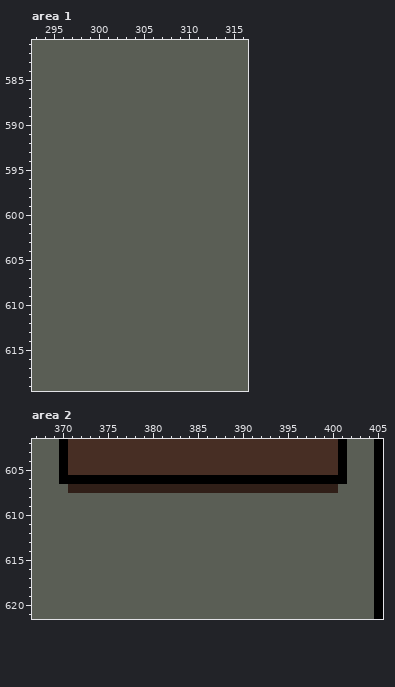
Two states of a pixel-art file, src/img/aseprite/Furniture.aseprite. Above is the file before it was changed.
1000x1000 pixels, 1 frame. Colours within 5 levels of each other are drawn and written as one. Shown: area 1: x 293..316, y 581..619; area 2: x 367..405, y 602..621. The commit also changed other parts of the picture, which this record leaves out.
New version:
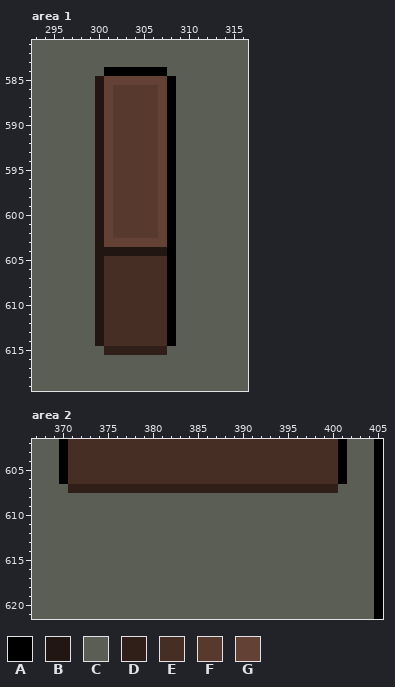
Palette (. is transparent): A #000000  B #211611  C #5a5e55  D #301f18  E #472e24  F #57392e  G #634135
Changes in this commit:
Area 1, layer "furniture":
y 584: x 301..307 CCCCCCC -> AAAAAAA
y 585: x 300..308 CCCCCCCCC -> BGGGGGGGA
y 586..602: x 300..308 CCCCCCCCC -> BGFFFFFGA
y 603: x 300..308 CCCCCCCCC -> BGGGGGGGA
y 604: x 300..308 CCCCCCCCC -> BBBBBBBBA
y 605..614: x 300..308 CCCCCCCCC -> BEEEEEEEA
y 615: x 301..307 CCCCCCC -> DDDDDDD
Area 2, layer "furniture":
y 606: x 371..400 AAAAAAAAAAAAAAAAAAAAAAAAAAAAAA -> EEEEEEEEEEEEEEEEEEEEEEEEEEEEEE
Changed places in both pictures, as pixel boxes (x1, y1, x2, y2):
changed: (95, 67, 176, 355)
changed: (68, 475, 338, 484)
